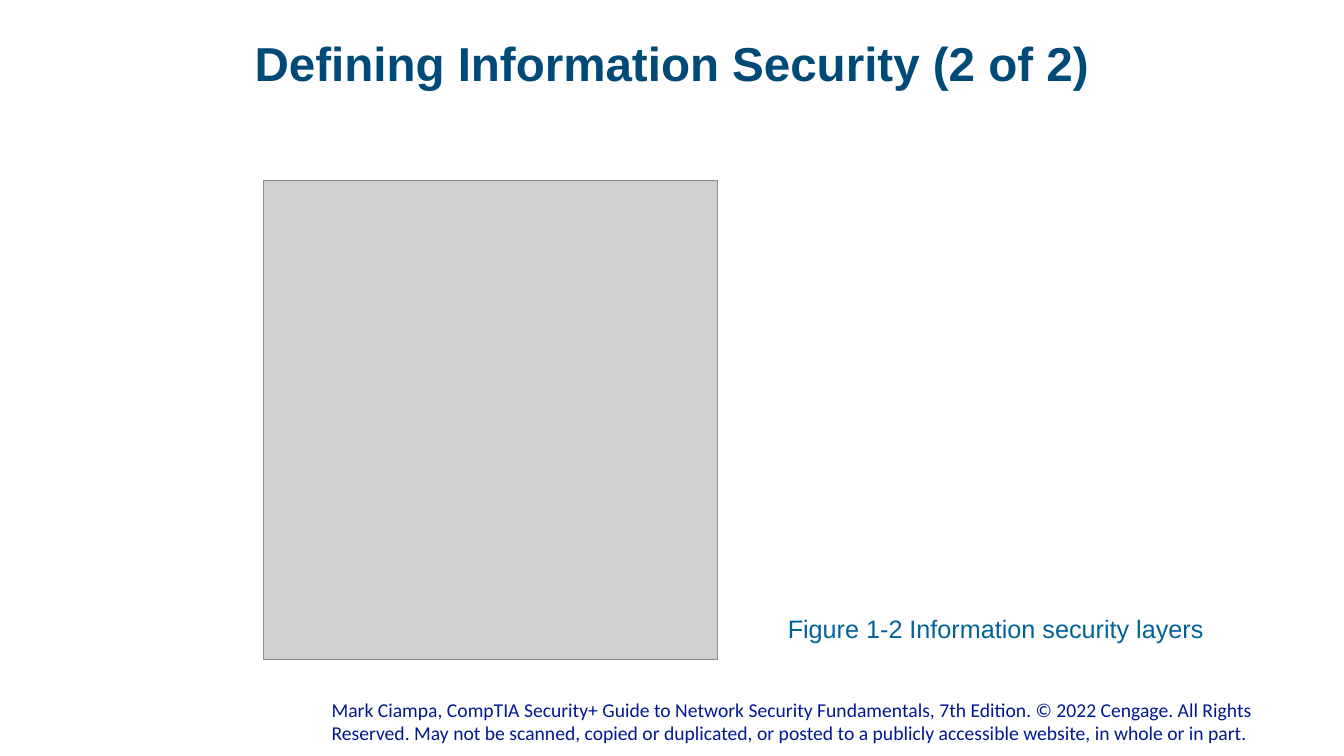
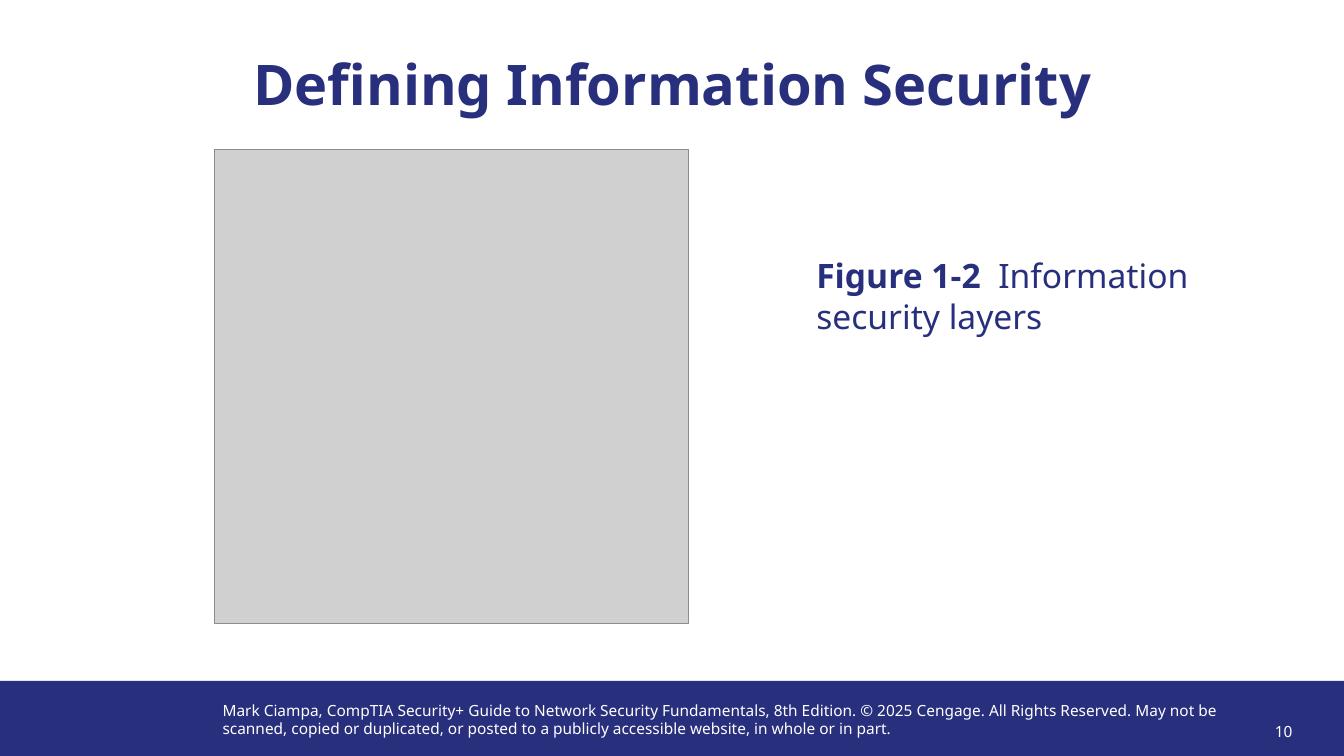
Before and after one commit to lcvp/troy-hust-university-resources, a slide deck: slide 10 of CS-4451/Modules/Hoang-Xuan-Tung/Module 1 (Introduction to Security).pptx (slide 6 before the commit). Drawn at 1344x756 pixels with LibreOffice and Linux fonts; fonts in the diff are those of the drawing; grey boxes stand for pictures; background and template pictures are left out. Boxes give left, top, right and bottom in pixels: in the first picture for what was removed or moved away, otherwise in the second. Text is boxed around its words. In the diff, an @@ line names an element or a change of style, - is before the commit and + after.

Commit message:
Add Week2 lab report, update slides, remove .keep
Add Week2 Practical Experience Report (Lab 2) for Hoang-Xuan-Tung under CS-4451/Assignments; update Module 1 (Introduction to Security) PPTX for Hoang-Xuan-Tung in CS-4451/Modules (binary changed); remove placeholder .keep from CS-4451/Assignments.

```diff
--- a/CS-4451/Modules/Hoang-Xuan-Tung/Module 1 (Introduction to Security).pptx
+++ b/CS-4451/Modules/Hoang-Xuan-Tung/Module 1 (Introduction to Security).pptx
@@ title at (253, 62, 1091, 119): text changed; size 34 to 40 pt; font Arial to Noto Sans; text colour #004A78 to #282F7C @@
-Defining Information Security (2 of 2)
+Defining Information Security
@@ picture: place and size @@
-picture at (264, 181, 718, 660)
+picture at (215, 150, 689, 624)
@@ text "Figure 1-2 Information security layers": place and size @@
-text "Figure 1-2 Information security layers" at (788, 619, 1203, 643)
+text "Figure 1-2 Information security layers" at (816, 262, 1188, 337)
@@ text "Figure 1-2 Information security layers" at (816, 262, 1188, 337): size 18 to 24 pt, font Arial to Noto Sans, text colour #006298 to #282F7C; bold on in "Figure 1-2" @@
@@ rectangle added at (0, 682, 1344, 756), fill #282F7C @@
@@ text "Mark Ciampa, CompTIA Security+ Guide ..." at (223, 704, 1216, 738): vertical alignment bottom to top @@
@@ text at (223, 704, 1216, 738): text changed; size 14 to 11 pt; font Calibri to Noto Sans; text colour #011892 to #FFFFFF @@
-Mark Ciampa, CompTIA Security+ Guide to Network Security Fundamentals, 7th Edition. © 2022 Cengage. All Rights Reserved. May not be scanned, copied or duplicated, or posted to a publicly accessible website, in whole or in part.
+Mark Ciampa, CompTIA Security+ Guide to Network Security Fundamentals, 8th Edition. © 2025 Cengage. All Rights Reserved. May not be scanned, copied or duplicated, or posted to a publicly accessible website, in whole or in part.
@@ page number added at (1275, 726, 1293, 737), 11 pt, text #FFFFFF @@
+10
```
Also in this commit, not shown: 11 other slides changed, 30 slides added, 28 slides removed, 2 other files.
